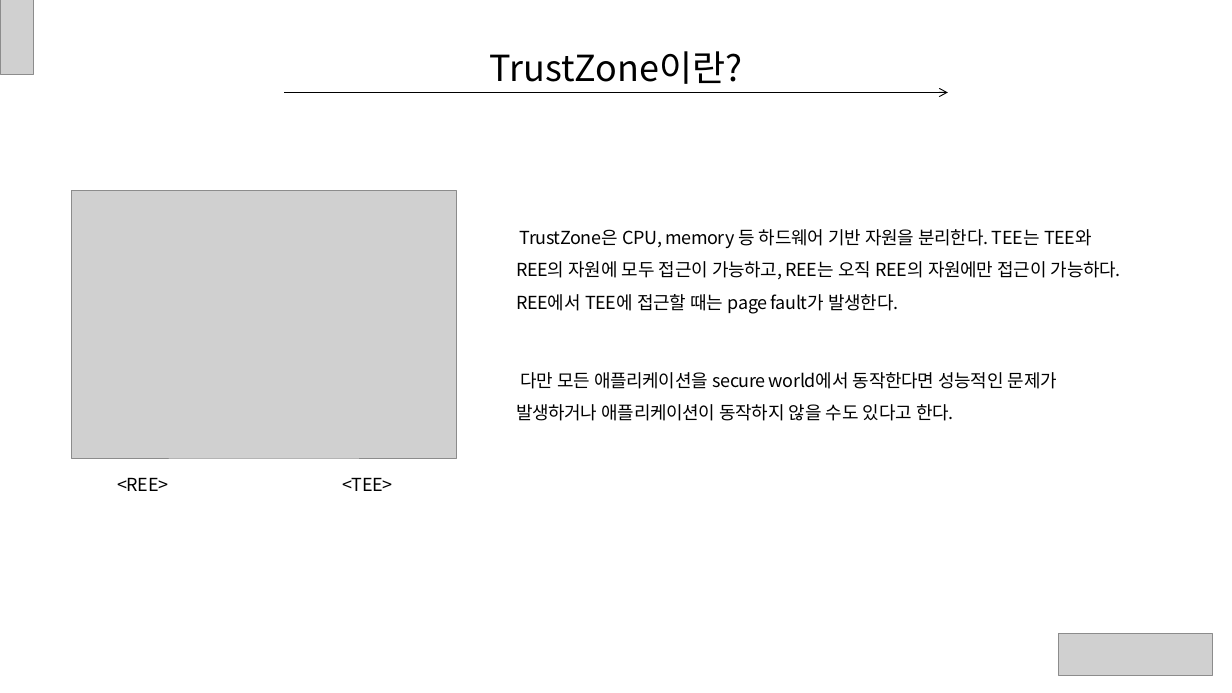
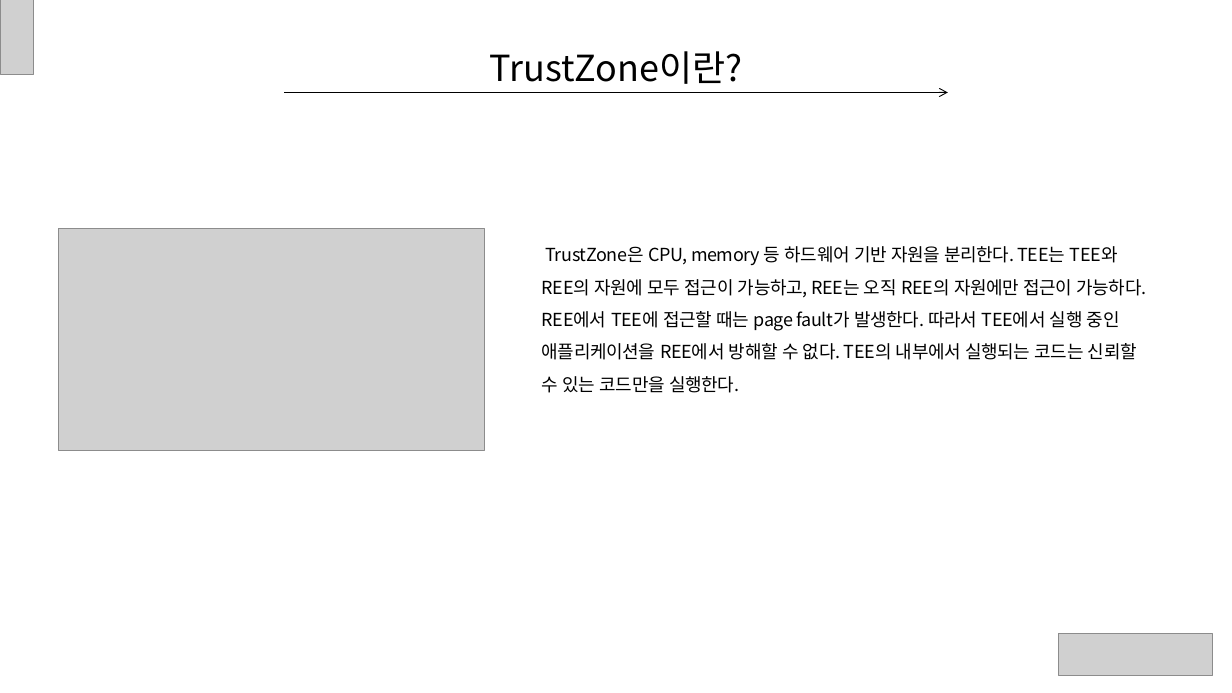
Before and after one commit to ryusangwon/Arm-Trustzone, a slide deck: slide 7 of Trustzone.pptx. Drawn at 1232x693 pixels with LibreOffice and Linux fonts; fonts in the diff are those of the drawing; grey boxes stand for pictures. Boxes give left, top, right and bottom in pixels: in the first picture for what was removed or moved away, otherwise in the second. Text is boxed around its words. In the diff, an @@ line names an element or a change of style, - is before the commit and + after.

```diff
--- a/Trustzone.pptx
+++ b/Trustzone.pptx
@@ picture: place and size @@
-picture at bbox=[71, 190, 457, 458]
+picture at bbox=[58, 228, 484, 450]
@@ text at bbox=[542, 246, 1147, 393]: text changed @@
-TrustZone은 CPU, memory 등 하드웨어 기반 자원을 분리한다. TEE는 TEE와 REE의 자원에 모두 접근이 가능하고, REE는 오직 REE의 자원에만 접근이 가능하다. REE에서 TEE에 접근할 때는 page fault가 발생한다.
+TrustZone은 CPU, memory 등 하드웨어 기반 자원을 분리한다. TEE는 TEE와 REE의 자원에 모두 접근이 가능하고, REE는 오직 REE의 자원에만 접근이 가능하다. REE에서 TEE에 접근할 때는 page fault가 발생한다. 따라서 TEE에서 실행 중인 애플리케이션을 REE에서 방해할 수 없다. TEE의 내부에서 실행되는 코드는 신뢰할 수 있는 코드만을 실행한다.
@@ text removed at bbox=[516, 372, 1057, 421] @@
-다만 모든 애플리케이션을 secure world에서 동작한다면 성능적인 문제가 발생하거나 애플리케이션이 동작하지 않을 수도 있다고 한다.
@@ text removed at bbox=[117, 477, 168, 491] @@
-<REE>
@@ text removed at bbox=[342, 477, 392, 491] @@
-<TEE>
```
Also in this commit, not shown: 11 other slides changed, 1 slide added, 1 slide removed.
